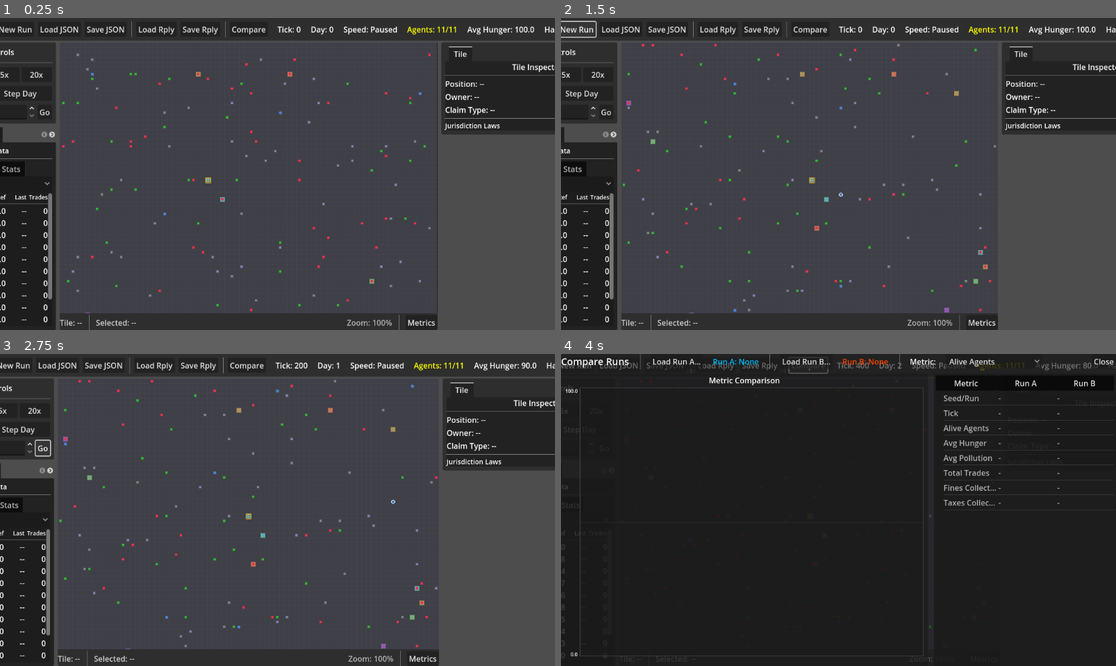
Above: before the commit, frames 1-4 (two rows, left to right).
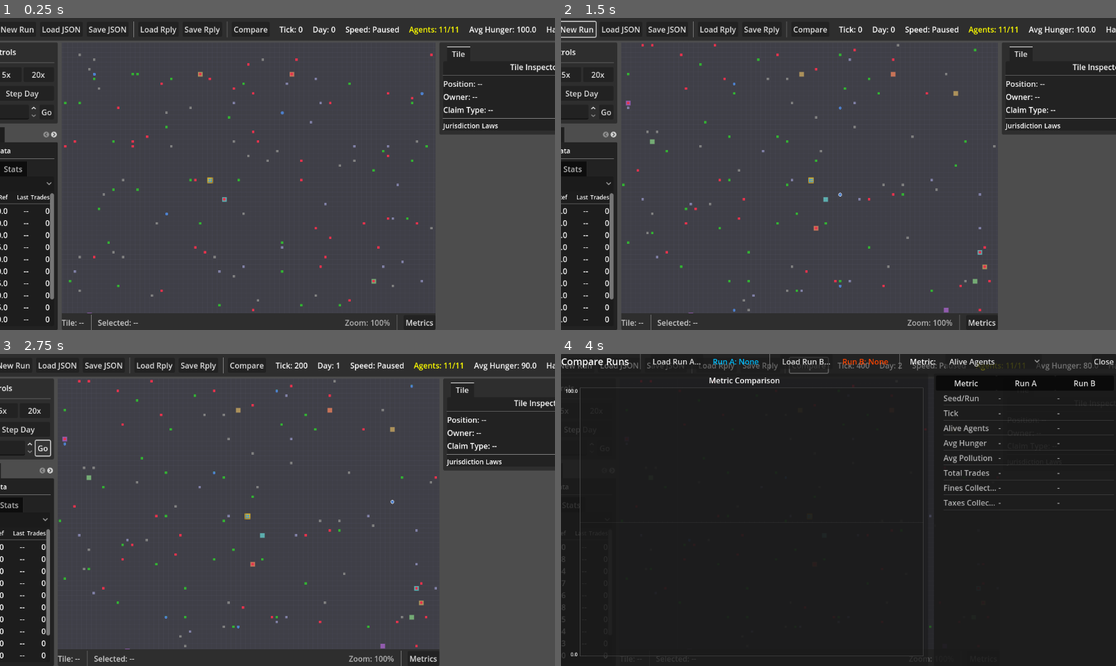
Above: after the commit, the same moments.

Repository: dfrer/societies
Game: Godot game, scene res://viz/visualizer_main.tscn
The game is run twice, just before and just after one commit, with the same random seed, the same clock (stepped at 60 frames per second) and the same inputs.
Inputs:
- Up to frame 1 (0.25 s): no input
- Up to frame 2 (1.5 s): click "New Run" at 0.5 s; click "New Run" at 1.25 s
- Up to frame 3 (2.75 s): click "Go" at 2 s
- Up to frame 4 (4 s): click "Go" at 2.75 s; click "Compare" at 3.5 s

The runs differ from the first frame. In frame 1, 4.4% of the frame differs, in the area x 0-100%, y 1-100%; in frame 2, 0.3%; in frame 3, 0.9%; in frame 4, 0.3%.

Commit message:
Fix shelter comfort typing

Diff:
--- a/config/tuning.json
+++ b/config/tuning.json
@@ -4,6 +4,7 @@
     "ticks_per_day": 200,
     "hunger_drain_per_tick": 0.05,
     "eat_threshold": 60,
+    "proactive_food_buffer": 5,
     "berry_nutrition": 30,
     "meal_nutrition": 50,
     "starting_money": 150,
@@ -133,6 +134,7 @@
     "stamina_drain_build": 2.5,
     "stamina_recover_rest": 10.0,
     "stamina_recover_sleep": 2.0,
+    "shelter_rest_bonus": 1.5,
     "stamina_low_threshold": 15.0,
     "stamina_exhausted_yield_penalty": 0.7,
     "tool_acquisition_priority_threshold": 60,
@@ -151,6 +153,9 @@
     "emergency_hunger_threshold": 15,
     "emergency_food_hunger_threshold": 40,
     "stamina_rest_optimization_threshold": 50,
+    "comfort_decay_per_tick": 0.1,
+    "homelessness_comfort_penalty": 0.3,
+    "social_decay_per_tick": 0.05,
     "initial_hunger": 100.0,
     "initial_stamina": 100.0,
     "initial_skill_level": 1.0,
--- a/sim/actions.gd
+++ b/sim/actions.gd
@@ -170,7 +170,7 @@
 		TYPE_REST:
 			return _execute_rest(agent, tuning)
 		TYPE_SLEEP:
-			return _execute_sleep(agent, tuning)
+			return _execute_sleep(agent, tuning, state)
 		TYPE_EXPLORE:
 			return _execute_explore(agent, action, world, tuning, current_tick)
 		TYPE_CLAIM_TILE:
@@ -627,9 +627,14 @@
 	return true
 
 ## Sleep action - enhanced stamina recovery (at home/safe location)
-static func _execute_sleep(agent: Agent, tuning: Dictionary) -> bool:
-	var recover_amount: float = tuning.get("stamina_recover_sleep", 10.0)
-	agent.recover_stamina(recover_amount)
+static func _execute_sleep(agent: Agent, tuning: Dictionary, state: SimState) -> bool:
+	var base_recovery: float = tuning.get("stamina_recover_sleep", 10.0)
+	if state != null:
+		var structure := state.structures.get_structure_at(agent.pos_x, agent.pos_y)
+		if structure != null and structure.structure_type == StructureState.TYPE_SHELTER:
+			var bonus: float = tuning.get("shelter_rest_bonus", 1.5)
+			base_recovery *= bonus
+	agent.recover_stamina(base_recovery)
 	return true
 
 ## Explore action - move in exploration direction to find new resources
--- a/sim/brains/default_brain.gd
+++ b/sim/brains/default_brain.gd
@@ -14,6 +14,7 @@
 const INERTIA_BONUS = 0.2
 
 var _survival_planner := SurvivalPlanner.new()
+var _needs_planner := NeedsPlanner.new()
 var _economy_planner := EconomyPlanner.new()
 var _governance_planner := GovernancePlanner.new()
 var _planners: Array[IAgentPlanner] = []
@@ -21,6 +22,7 @@
 func _init() -> void:
 	_planners = [
 		CommitmentPlanner.new(),
+		_needs_planner,
 		_survival_planner,
 		_economy_planner,
 		_governance_planner
@@ -33,7 +35,7 @@
 	var planner_context := PlannerContext.create(world, market, contracts_system, tuning, recipes, state)
 
 	# 0. Interrupts (Panic checks that override everything)
-	var interrupt = _survival_planner.get_interrupt_action(agent, tuning)
+	var interrupt = _needs_planner.get_interrupt_action(agent, tuning)
 	if not interrupt.is_empty():
 		_set_intent(state, agent, "INTERRUPT", {"action_type": interrupt.get("type", "")})
 		_clear_activity(state, agent)
@@ -132,6 +134,12 @@
 			return nearby_workshops >= 2
 		"OBTAIN_ITEM":
 			return agent.has_item(goal.item, goal.get("qty", 1))
+		"MAINTAIN_FOOD_BUFFER":
+			var target: int = int(goal.get("target_qty", 5))
+			var have: int = agent.get_item_count("Berries") + agent.get_item_count("CookedMeal")
+			return have >= target
+		"EFFICIENT_REST":
+			return agent.get_stamina() >= 80.0
 		"EAT_FOOD":
 			# EAT_FOOD goal is complete after one eat action (hunger should increase)
 			# We mark it complete if hunger is back above 50 or we don't have the food anymore
@@ -172,6 +180,25 @@
 				return Actions.eat_meal()
 			else:
 				return Actions.eat()
+		"MAINTAIN_FOOD_BUFFER":
+			var target: int = int(goal.get("target_qty", 5))
+			var have: int = agent.get_item_count("Berries") + agent.get_item_count("CookedMeal")
+			var need: int = target - have
+			if need > 0:
+				return {"type": "OBTAIN_ITEM", "item": "Berries", "qty": need, "is_goal": true}
+			return {}
+		"EFFICIENT_REST":
+			var shelter_id: int = int(goal.get("shelter_id", -1))
+			if shelter_id < 0:
+				return Actions.rest()
+			if state == null:
+				return Actions.rest()
+			var shelter = state.structures.get_structure(shelter_id)
+			if shelter == null:
+				return Actions.rest()
+			if agent.is_at(shelter.pos_x, shelter.pos_y):
+				return Actions.sleep_rest()
+			return Actions.move_to_position(shelter.pos_x, shelter.pos_y)
 		"GO_TO":
 			# Simple Move Action
 			if agent.is_at(goal.x, goal.y): return {} # Done (should be caught by is_complete)
@@ -205,6 +232,10 @@
 			if node_type != "":
 				return {"type": "GATHER_RESOURCE", "data": {"item": item_name, "node_type": node_type}}
 			return {"type": "OBTAIN_ITEM", "data": {"item": item_name}}
+		"MAINTAIN_FOOD_BUFFER":
+			return {"type": "GATHER_RESOURCE", "data": {"item": "Berries", "node_type": "berry"}}
+		"EFFICIENT_REST":
+			return {"type": "REST", "data": {"shelter_id": goal.get("shelter_id", -1)}}
 		"EAT_FOOD":
 			return {"type": "EAT_FOOD", "data": {"item": goal.get("item", "")}}
 		"FULFILL_CONTRACT":
--- /dev/null
+++ b/sim/brains/planners/needs_planner.gd
@@ -0,0 +1,68 @@
+## NeedsPlanner - handles survival interrupts and proactive needs
+class_name NeedsPlanner
+extends IAgentPlanner
+
+func get_priority() -> int:
+	return 90
+
+func get_interrupt_action(agent: Agent, tuning: Dictionary) -> Dictionary:
+	var emergency_threshold: float = tuning.get("emergency_hunger_threshold", 15.0)
+	if agent.get_hunger() < emergency_threshold:
+		if agent.has_available_item("CookedMeal"):
+			return Actions.eat_meal()
+		if agent.has_available_item("Berries"):
+			return Actions.eat()
+	if agent.get_stamina() <= 0.0:
+		return Actions.sleep_rest()
+	return {}
+
+func maybe_add_goal(agent: Agent, context: PlannerContext) -> bool:
+	var eat_threshold: float = context.tuning.get("eat_threshold", 50.0)
+	if agent.get_hunger() < eat_threshold:
+		if agent.has_available_item("CookedMeal"):
+			agent.goal_stack.push_back({"type": "EAT_FOOD", "item": "CookedMeal", "is_goal": true})
+			return true
+		if agent.has_available_item("Berries"):
+			agent.goal_stack.push_back({"type": "EAT_FOOD", "item": "Berries", "is_goal": true})
+			return true
+		agent.goal_stack.push_back({"type": "OBTAIN_ITEM", "item": "Berries", "qty": 5, "is_goal": true})
+		return true
+
+	var stamina_threshold: float = context.tuning.get("stamina_low_threshold", 20.0)
+	if agent.get_stamina() < stamina_threshold:
+		var shelter := _find_nearby_shelter(agent, context)
+		if shelter != null:
+			agent.goal_stack.push_back({"type": "EFFICIENT_REST", "shelter_id": shelter.id, "is_goal": true})
+		else:
+			agent.goal_stack.push_back({"type": "REST", "is_goal": true})
+		return true
+
+	var proactive_buffer: int = int(context.tuning.get("proactive_food_buffer", 5))
+	if agent.get_hunger() >= 50.0 and get_food_inventory(agent) < proactive_buffer:
+		agent.goal_stack.push_back({"type": "MAINTAIN_FOOD_BUFFER", "target_qty": proactive_buffer, "is_goal": true})
+		return true
+
+	var comfort: float = float(agent.needs.get("comfort", 100.0))
+	if comfort < 30.0 and not agent.has_personal_shelter():
+		agent.goal_stack.push_back({"type": "BUILD_PERSONAL_SHELTER", "is_goal": true})
+		return true
+
+	var social: float = float(agent.needs.get("social", 100.0))
+	if social < 30.0 and agent.faction_id == 0:
+		agent.goal_stack.push_back({"type": "FIND_COMMUNITY", "is_goal": true})
+		return true
+
+	return false
+
+func get_food_inventory(agent: Agent) -> int:
+	return agent.get_item_count("Berries") + agent.get_item_count("CookedMeal")
+
+func _find_nearby_shelter(agent: Agent, context: PlannerContext) -> StructureState:
+	if context.state == null:
+		return null
+	var at_shelter := context.state.structures.get_structure_at(agent.pos_x, agent.pos_y)
+	if at_shelter and at_shelter.structure_type == StructureState.TYPE_SHELTER:
+		return at_shelter
+	if agent.shelter_id >= 0:
+		return context.state.structures.get_structure(agent.shelter_id)
+	return null
--- a/sim/structures.gd
+++ b/sim/structures.gd
@@ -32,6 +32,12 @@
 func get_structure(structure_id: int) -> StructureState:
 	for structure in structures:
 		if structure.id == structure_id:
+			return structure
+	return null
+
+func get_structure_at(x: int, y: int) -> StructureState:
+	for structure in structures:
+		if structure.pos_x == x and structure.pos_y == y:
 			return structure
 	return null
 
--- a/sim/systems/agents_system.gd
+++ b/sim/systems/agents_system.gd
@@ -21,6 +21,29 @@
         var effective_drain := hunger_drain * (1.0 + pollution_pressure * pollution_mult)
 
         agent.set_hunger(agent.get_hunger() - effective_drain)
+
+        # Comfort decay
+        var comfort_decay: float = state.get_tuning_float("comfort_decay_per_tick", 0.1)
+        var homelessness_penalty: float = state.get_tuning_float("homelessness_comfort_penalty", 0.3)
+        var current_comfort: float = agent.needs.get("comfort", 100.0)
+        var at_shelter: StructureState = state.structures.get_structure_at(agent.pos_x, agent.pos_y)
+        var in_own_shelter: bool = at_shelter != null \
+            and at_shelter.structure_type == StructureState.TYPE_SHELTER \
+            and at_shelter.owner_id == agent.id
+        if not in_own_shelter:
+            if not agent.has_home():
+                current_comfort -= comfort_decay + homelessness_penalty
+            else:
+                current_comfort -= comfort_decay
+        agent.needs["comfort"] = clampf(current_comfort, 0.0, 100.0)
+
+        # Social decay
+        var social_decay: float = state.get_tuning_float("social_decay_per_tick", 0.05)
+        var current_social: float = agent.needs.get("social", 100.0)
+        if agent.faction_id > 0:
+            social_decay *= 0.5
+        agent.needs["social"] = clampf(current_social - social_decay, 0.0, 100.0)
+
         var action: Dictionary = agent.decide_action(state.world, state.market, state.contracts_system,
                                           state.tuning, state.recipes, state)
 
--- a/sim/tuning.gd
+++ b/sim/tuning.gd
@@ -33,6 +33,7 @@
 	_add_schema("urgent_hunger_threshold", "float", true, 25, 0, 100, "Hunger level for urgent food needs")
 	_add_schema("emergency_hunger_threshold", "float", false, 15, 0, 100, "Hunger level for emergency eating")
 	_add_schema("emergency_food_hunger_threshold", "float", false, 40, 0, 100, "Hunger level to trigger emergency food acquisition")
+	_add_schema("proactive_food_buffer", "int", false, 5, 0, 100, "Target food inventory buffer for proactive gathering")
 	_add_schema("berry_nutrition", "float", true, 20, 0, 100, "Hunger restored by eating berries")
 	_add_schema("meal_nutrition", "float", true, 40, 0, 100, "Hunger restored by eating cooked meal")
 
@@ -45,9 +46,15 @@
 	_add_schema("stamina_drain_build", "float", true, 5.0, 0, 50, "Stamina cost for building")
 	_add_schema("stamina_recover_rest", "float", true, 5.0, 0, 50, "Stamina recovered when resting")
 	_add_schema("stamina_recover_sleep", "float", true, 10.0, 0, 50, "Stamina recovered when sleeping")
+	_add_schema("shelter_rest_bonus", "float", false, 1.5, 1, 10, "Stamina recovery multiplier when resting in shelter")
 	_add_schema("stamina_low_threshold", "float", true, 20.0, 0, 100, "Stamina below which agent is exhausted")
 	_add_schema("stamina_exhausted_yield_penalty", "float", true, 0.5, 0, 1, "Yield penalty when exhausted")
 	_add_schema("stamina_rest_optimization_threshold", "float", false, 50, 0, 100, "Stamina level for optional rest")
+
+	# Comfort/social needs
+	_add_schema("comfort_decay_per_tick", "float", false, 0.1, 0, 10, "Comfort loss per tick")
+	_add_schema("homelessness_comfort_penalty", "float", false, 0.3, 0, 10, "Extra comfort loss when homeless")
+	_add_schema("social_decay_per_tick", "float", false, 0.05, 0, 10, "Social need loss per tick")
 
 	# Starting conditions
 	_add_schema("starting_money", "int", true, 200, 0, 10000, "Starting money for agents")
